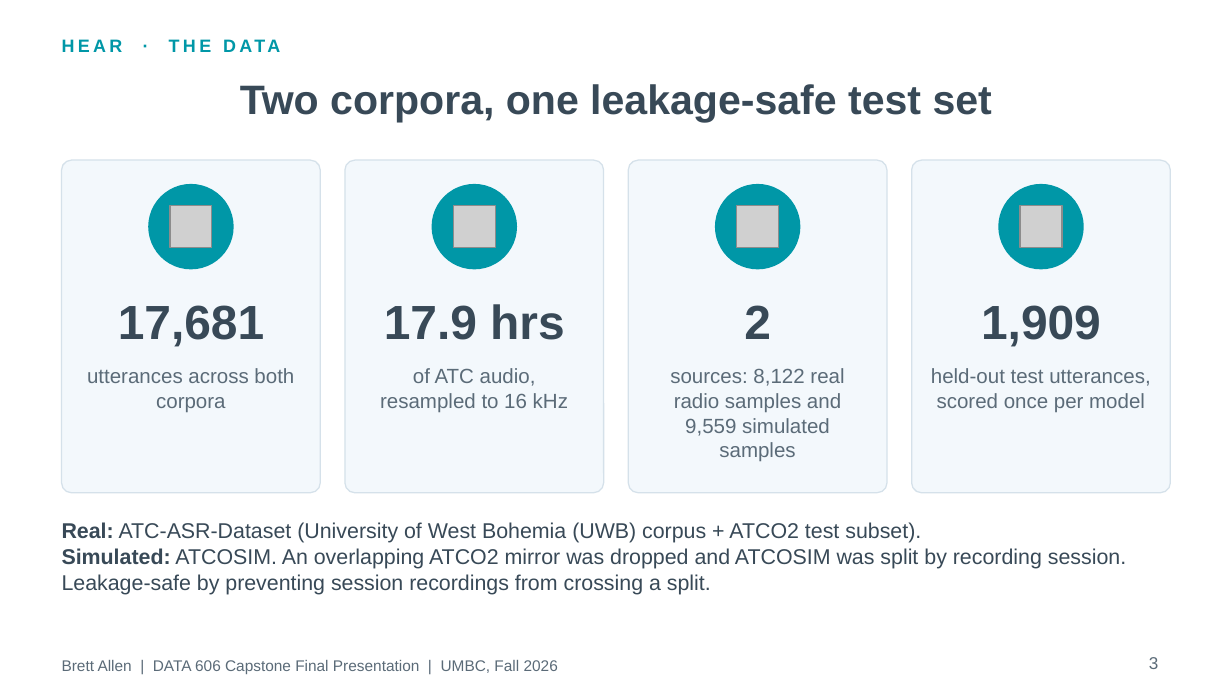
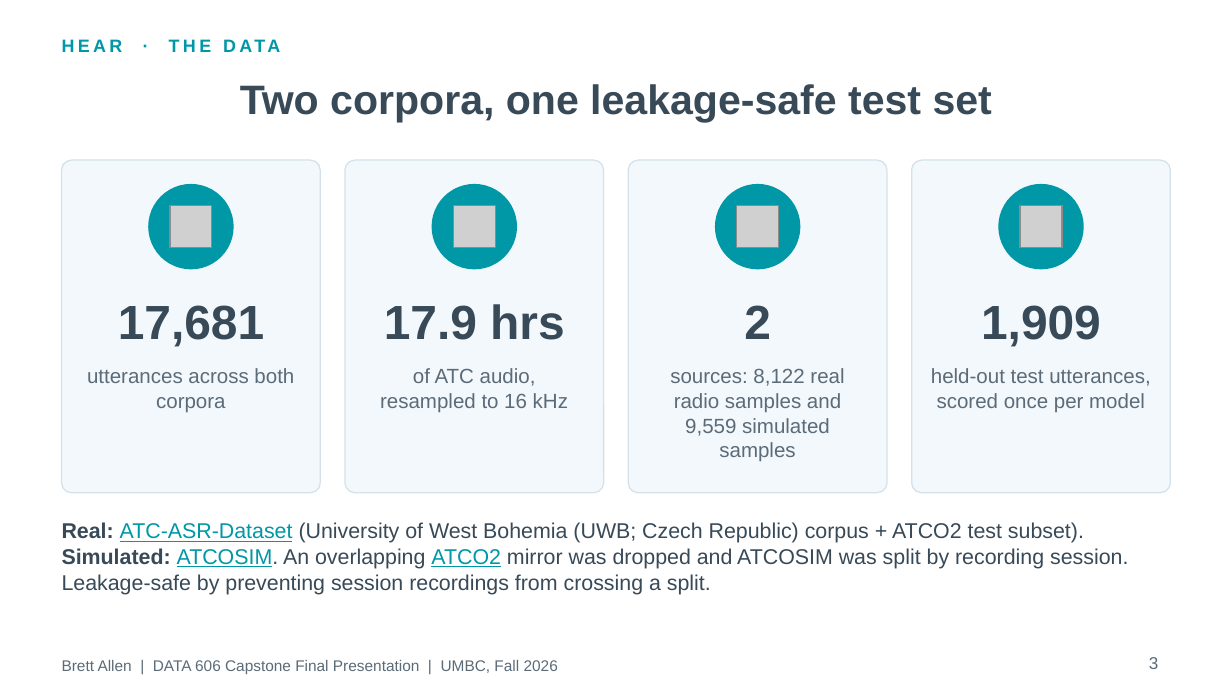
Before and after one commit to BrettFX/UMBC-DATA606-Capstone, a slide deck: slide 3 of docs/Allen_DATA_606_Capstone_Final.pptx. Drawn at 1232x693 pixels with LibreOffice and Linux fonts; fonts in the diff are those of the drawing; grey boxes stand for pictures. Boxes give left, top, right and bottom in pixels: in the first picture for what was removed or moved away, otherwise in the second. Text is boxed around its words. In the diff, an @@ line names an element or a change of style, - is before the commit and + after.

Commit message:
Add huggingface dataset links to slides

```diff
--- a/docs/Allen_DATA_606_Capstone_Final.pptx
+++ b/docs/Allen_DATA_606_Capstone_Final.pptx
@@ text at <box>62,522,1084,543</box>: text changed @@
-Real: ATC-ASR-Dataset (University of West Bohemia (UWB) corpus + ATCO2 test subset).
+Real: ATC-ASR-Dataset (University of West Bohemia (UWB; Czech Republic) corpus + ATCO2 test subset).
@@ text at <box>62,548,1128,595</box>: text colour #384957 to #0097A7, underline on in "ATCOSIM. ATCO2" @@
```
